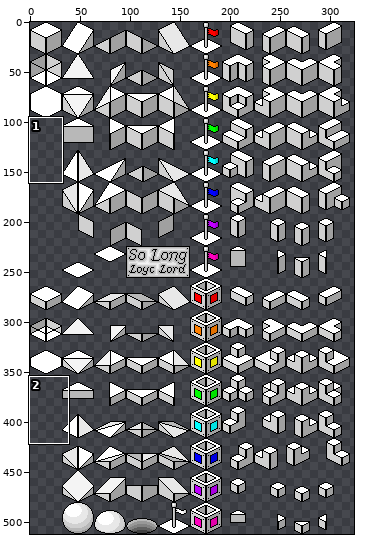
Two states of a sprite sheet, Cubes.png. The first picture is a wide view before the edit; the outline marks the close-up.
Close-up. Earlier state:
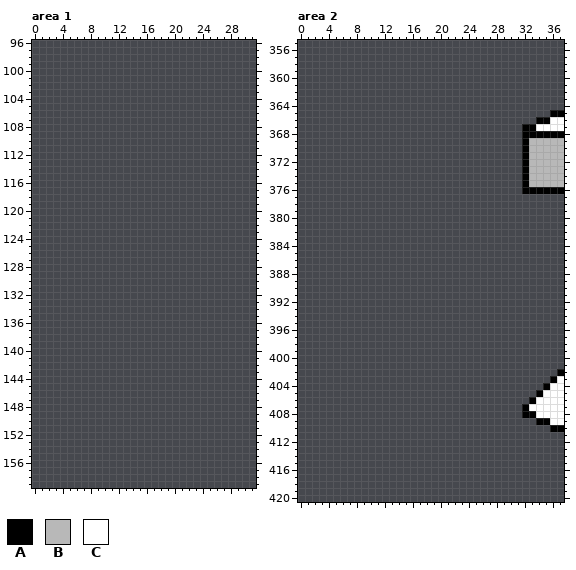
The file is 512x512 pixels. Shown: area 1: x 0..31, y 96..159; area 2: x 0..37, y 355..420. The wide view leaves out empty margins.
Palette (. is transparent): A #000000  B #b8b8b8  C #ffffff
Pixels before, area 2 (only the part around the change), first column x 0:
355 ......................................
356 ......................................
357 ......................................
358 ......................................
359 ......................................
360 ......................................
361 ......................................
362 ......................................
363 ......................................
364 ......................................
365 ....................................AA
366 ..................................AACC
367 ................................AACCCC
368 ................................AAAAAA
369 ................................ABBBBB
370 ................................ABBBBB
371 ................................ABBBBB
372 ................................ABBBBB
373 ................................ABBBBB
374 ................................ABBBBB
375 ................................ABBBBB
376 ................................AAAAAA
377 ......................................
378 ......................................
379 ......................................
380 ......................................
381 ......................................
382 ......................................
383 ......................................
384 ......................................
385 ......................................
386 ......................................
387 ......................................
388 ......................................
389 ......................................
390 ......................................
391 ......................................
392 ......................................
393 ......................................
394 ......................................
395 ......................................
396 ......................................
397 ......................................
398 ......................................
399 ......................................
400 ......................................
401 ......................................
402 .....................................A
403 ....................................AC
404 ...................................ACC
405 ..................................ACCC
406 .................................ACCCC
407 ................................ACCCCC
408 ................................AACCCC
409 ..................................AACC
410 ....................................AA
411 ......................................
412 ......................................
413 ......................................
414 ......................................
415 ......................................
416 ......................................
417 ......................................
418 ......................................
419 ......................................
420 ......................................
The same view after the edit:
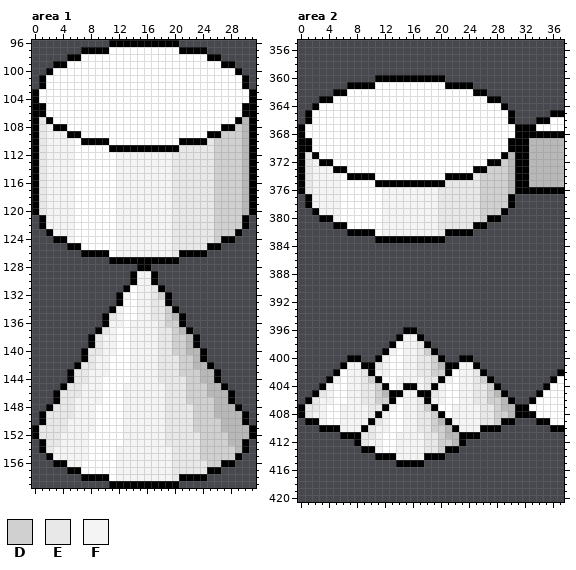
Colours new in this view: D #d0d0d0  E #e8e8e8  F #f4f4f4
Commit: cylinders and spikes
Edits made:
Changed rows in their new state; - is an unchanged pixel.
Area 1:
first column x 0:
 96 -----------AAAAAAAAAA-----------
 97 -------AAAACCCCCCCCCCAAAA-------
 98 -----AACCCCCCCCCCCCCCCCCCAA-----
 99 ---AACCCCCCCCCCCCCCCCCCCCCCAA---
100 --ACCCCCCCCCCCCCCCCCCCCCCCCCCA--
101 -ACCCCCCCCCCCCCCCCCCCCCCCCCCCCA-
102 -ACCCCCCCCCCCCCCCCCCCCCCCCCCCCA-
103 ACCCCCCCCCCCCCCCCCCCCCCCCCCCCCCA
104 ACCCCCCCCCCCCCCCCCCCCCCCCCCCCCCA
105 AACCCCCCCCCCCCCCCCCCCCCCCCCCCCAA
106 AACCCCCCCCCCCCCCCCCCCCCCCCCCCCAA
107 AEACCCCCCCCCCCCCCCCCCCCCCCCCCABA
108 AEFAACCCCCCCCCCCCCCCCCCCCCCAADBA
109 AEFFFAACCCCCCCCCCCCCCCCCCAADDDBA
110 AEFFFFCAAAACCCCCCCCCCAAAAEDDDDBA
111 AEFFFFCCCCCAAAAAAAAAAEEEEEDDDDBA
112 AEFFFFCCCCCCFFFFFFFFEEEEEEDDDDBA
113 AEFFFFCCCCCCFFFFFFFFEEEEEEDDDDBA
114 AEFFFFCCCCCCFFFFFFFFEEEEEEDDDDBA
115 AEFFFFCCCCCCFFFFFFFFEEEEEEDDDDBA
116 AEFFFFCCCCCCFFFFFFFFEEEEEEDDDDBA
117 AEFFFFCCCCCCFFFFFFFFEEEEEEDDDDBA
118 AEFFFFCCCCCCFFFFFFFFEEEEEEDDDDBA
119 AEFFFFCCCCCCFFFFFFFFEEEEEEDDDDBA
120 AEFFFFCCCCCCFFFFFFFFEEEEEEDDDDBA
121 -AFFFFCCCCCCFFFFFFFFEEEEEEDDDDA-
122 -AFFFFCCCCCCFFFFFFFFEEEEEEDDDDA-
123 --AFFFCCCCCCFFFFFFFFEEEEEEDDDA--
124 ---AAFCCCCCCFFFFFFFFEEEEEEDAA---
125 -----AACCCCCFFFFFFFFEEEEEAA-----
126 -------AAAACFFFFFFFFEAAAA-------
127 -----------AAAAAAAAAA-----------
128 ---------------AA---------------
129 --------------AFFA--------------
130 --------------AFFA--------------
131 -------------ACFFEA-------------
132 ------------AFCFFEDA------------
133 ------------ACCFFEEA------------
134 -----------AFCCFFEEDA-----------
135 ----------AEFCCFFEEDBA----------
136 ----------AFFCFFFFEDDA----------
137 ---------AEFCCFFFFEEDBA---------
138 --------AEFFCCFFFFEEDDBA--------
139 --------AEFFCCFFFFEEDDBA--------
140 -------AEEFFCCFFFFEEDDBBA-------
141 -------AEFFCCCFFFFEEEDDBA-------
142 ------AEEFFCCCFFFFEEEDDBBA------
143 -----AEEFFFCCCFFFFEEEDDDBBA-----
144 -----AEEFFCCCCFFFFEEEEDDBBA-----
145 ----AEEFFFCCCFFFFFFEEEDDDBBA----
146 ---AEEEFFFCCCFFFFFFEEEDDDBBBA---
147 ---AEEFFFFCCCFFFFFFEEEDDDDBBA---
148 --AEEEFFFCCCCFFFFFFEEEEDDDBBBA--
149 -AEEEEFFFCCCCFFFFFFEEEEDDDBBBBA-
150 -AEEEFFFFCCCCFFFFFFEEEEDDDDBBBA-
151 AEEEEFFFFCCCCFFFFFFEEEEDDDDBBBBA
152 AEEEFFFFCCCCCFFFFFFEEEEEDDDDBBBA
153 -AEEFFFFCCCCCFFFFFFEEEEEDDDDBBA-
154 -AEFFFFFCCCCFFFFFFFFEEEEDDDDDBA-
155 --AFFFFFCCCCFFFFFFFFEEEEDDDDDA--
156 ---AAFFCCCCCFFFFFFFFEEEEEDDAA---
157 -----AACCCCCFFFFFFFFEEEEEAA-----
158 -------AAAACFFFFFFFFEAAAA-------
159 -----------AAAAAAAAAA-----------
Area 2:
first column x 0:
360 -----------AAAAAAAAAA-----------
361 -------AAAACCCCCCCCCCAAAA-------
362 -----AACCCCCCCCCCCCCCCCCCAA-----
363 ---AACCCCCCCCCCCCCCCCCCCCCCAA---
364 --ACCCCCCCCCCCCCCCCCCCCCCCCCCA--
365 -ACCCCCCCCCCCCCCCCCCCCCCCCCCCCA-
366 -ACCCCCCCCCCCCCCCCCCCCCCCCCCCCA-
367 ACCCCCCCCCCCCCCCCCCCCCCCCCCCCCCA
368 ACCCCCCCCCCCCCCCCCCCCCCCCCCCCCCA
369 AACCCCCCCCCCCCCCCCCCCCCCCCCCCCAA
370 AACCCCCCCCCCCCCCCCCCCCCCCCCCCCAA
371 AEACCCCCCCCCCCCCCCCCCCCCCCCCCABA
372 AEFAACCCCCCCCCCCCCCCCCCCCCCAADBA
373 AEFFFAACCCCCCCCCCCCCCCCCCAADDDBA
374 AEFFFFCAAAACCCCCCCCCCAAAAEDDDDBA
375 AEFFFFCCCCCAAAAAAAAAAEEEEEDDDDBA
376 AEFFFFCCCCCCFFFFFFFFEEEEEEDDDDBA
377 -AFFFFCCCCCCFFFFFFFFEEEEEEDDDDA-
378 -AFFFFCCCCCCFFFFFFFFEEEEEEDDDDA-
379 --AFFFCCCCCCFFFFFFFFEEEEEEDDDA--
380 ---AAFCCCCCCFFFFFFFFEEEEEEDAA---
381 -----AACCCCCFFFFFFFFEEEEEAA-----
382 -------AAAACFFFFFFFFEAAAA-------
383 -----------AAAAAAAAAA-----------
first column x 0:
396 ---------------AA---------------
397 --------------AFFA--------------
398 -------------ACFFEA-------------
399 ------------AFCFFEDA------------
400 -------AA--AFCCFFEEDA--AA-------
401 ------AFFAAEFCCFFEEDBAAFFA------
402 -----ACFFEAFFCCFFEEDDACFFEA-----
403 ----AFCFFEDACCFFFFEEAFCFFEDA----
404 ---AFCCFFEEDACFAAFEAFCCFFEEDA---
405 --AEFCCFFEEDBAAFFAAEFCCFFEEDBA--
406 -AEFFCCFFEEDDACFFEAFFCCFFEEDDBA-
407 AEEFCCFFFFEEAFCFFEDACCFFFFEEDBBA
408 AEFFCCFFFFEAFCCFFEEDACFFFFEEDDBA
409 -AAFCCFFFFAEFCCFFEEDBAFFFFEEDAA-
410 ---AAAFFFAEFFCCFFEEDDBAFFFAAA---
411 ------AAAEEFCCFFFFEEDBBAAA------
412 --------AEFFCCFFFFEEDDBA--------
413 ---------AAFCCFFFFEEDAA---------
414 -----------AAAFFFFAAA-----------
415 --------------AAAA--------------
